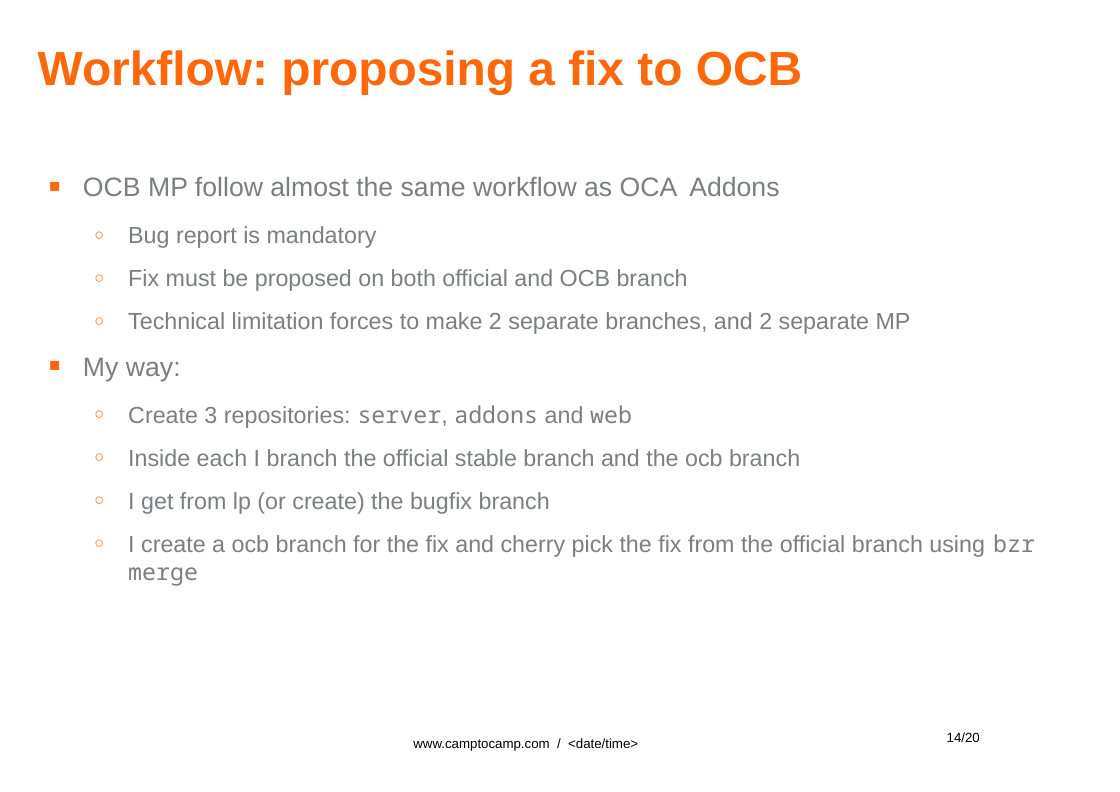
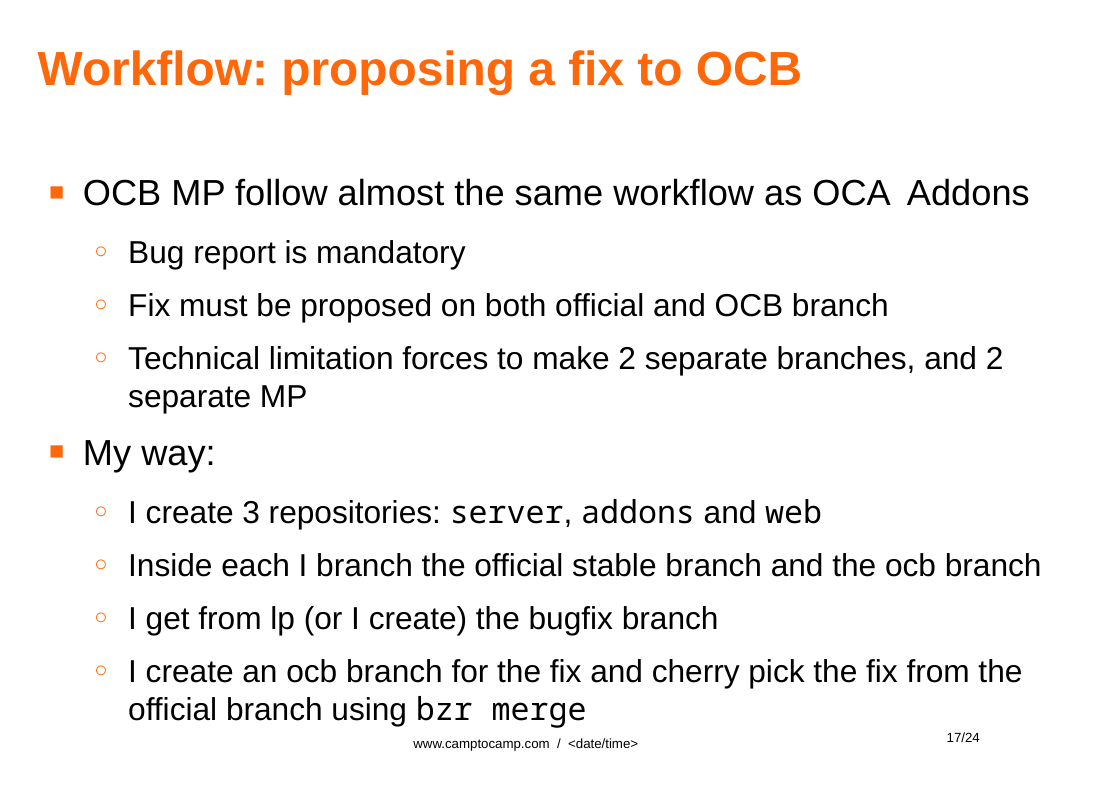
Before and after one commit to gurneyalex/community-days, a slide deck: slide 17 of 2014/talks/Community.odp (slide 14 before the commit). Drawn at 1120x792 pixels with LibreOffice and Linux fonts; fonts in the diff are those of the drawing; background and template pictures are left out. Boxes give left, top, right and bottom in pixels: in the first picture for what was removed or moved away, otherwise in the second. Text is boxed around its words. In the diff, an @@ line names an element or a change of style, - is before the commit and + after.

```diff
--- a/2014/talks/Community.odp
+++ b/2014/talks/Community.odp
@@ text at box(83, 178, 1042, 577): size 20 to 27.2 pt in "OCB MP follow almost the same workflow ...", "My way:"; text colour #7A7F82 to #000000 in "OCB MP follow almost the same workflow ...", "Bug report is mandatory", "Fix must be proposed on both official ...", "Technical limitation forces to make 2 separate ..." and 2 more places; size 17.5 to 23.8 pt in "Bug report is mandatory", "Fix must be proposed on both official ...", "Technical limitation forces to make 2 separate ...", "Inside each I branch the official stable ..." @@
@@ text at box(128, 499, 822, 528): text changed; size 17.5 to 23.8 pt; text colour #7A7F82 to #000000 @@
-  ○ Create 3 repositories: server, addons and web
+  ○ I create 3 repositories: server, addons and web
@@ text at box(128, 606, 1022, 688): text changed; size 17.5 to 23.8 pt; text colour #7A7F82 to #000000 @@
-  ○ I get from lp (or create) the bugfix branch
-  ○ I create a ocb branch for the fix and cherry pick the fix from the official branch using bzr merge
+  ○ I get from lp (or I create) the bugfix branch
+  ○ I create an ocb branch for the fix and cherry pick the fix from the official branch using bzr merge
@@ page number at box(947, 732, 980, 742): text changed @@
-14/20
+17/24
```
Also in this commit, not shown: 16 other slides changed, 4 slides added, 4 other files.
